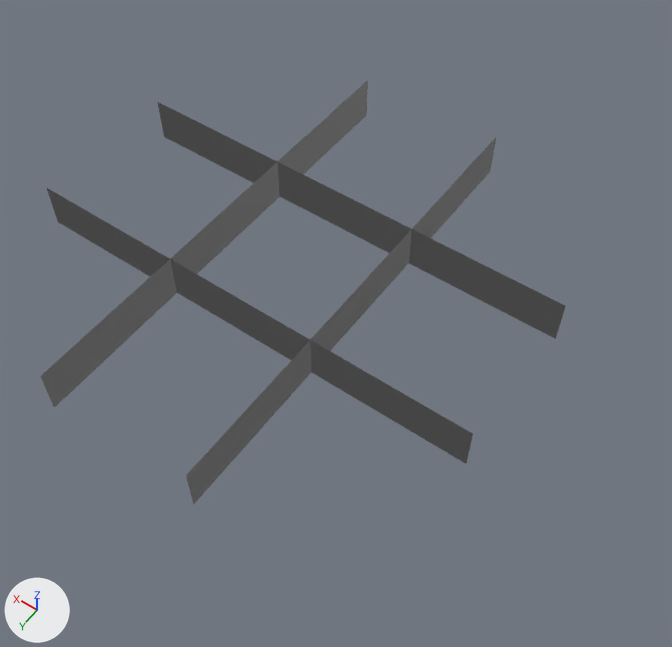
The Blender file Models/Layer.blend, before and after one commit.
Rendered twice from a camera (50 mm lens) standing at (-1.57, 1.9, 2.74) and looking at (-0.25, 0.06, -0.15). The axes (+X, +Y, +Z) are drawn at lower left. The lights are the same throughout.

Before the edit, the objects in view are built like this:
```python
me_cube = bpy.data.meshes.new('Cube')
me_cube.from_pydata(...)  # 60 vertices, 24 faces, 14 loose edges; spans x -1.0..1.0, y -1.0..1.0, z -0.1..0.1
me_cube.materials.append(mat_material)  # white #e7e7e7
ob_cube = bpy.data.objects.new('Cube', me_cube)
ob_cube.location = (0.0, 0.0, 0.0)
```
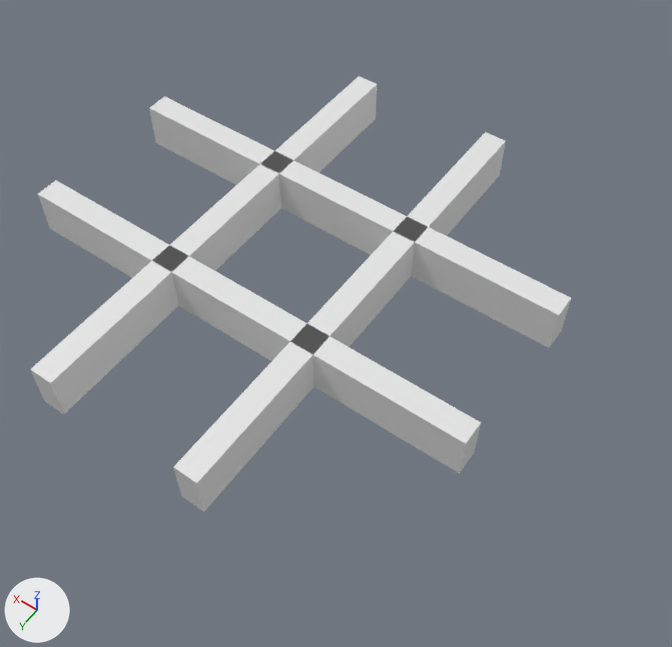
Where the change shows, as pixel boxes [x1, y1, x2, y2] in the pictures (672 x 647 px):
'Cube', reshaped: before [40, 80, 566, 505]; after [30, 76, 571, 512]
part 1 of me_cube, added: after [149, 96, 571, 348]
part 2 of me_cube, added: after [173, 132, 506, 512]
part 3 of me_cube, added: after [38, 180, 481, 474]
part 4 of me_cube, added: after [30, 76, 377, 414]
part 5 of me_cube, deleted: before [47, 188, 473, 464]
part 6 of me_cube, deleted: before [40, 80, 368, 408]
part 7 of me_cube, deleted: before [186, 138, 496, 505]
part 8 of me_cube, deleted: before [158, 102, 566, 339]

What changed in the scene script:
```text
Change me_cube:
    where me_cube.from_pydata(...)  # 60 vertices, 24 faces, 14 loose edges; spans x -1.0..1.0, y -1.0..1.0, z -0.1..0.1
    used by ob_cube; location = (0.0, 0.0, 0.0)
    me_cube part 1: a new loose piece, a box spanning x -1.0..1.0, y -0.38..-0.28, z -0.1..0.1, in mat_material (white #e7e7e7)
    me_cube part 2: a new loose piece, a box spanning x -0.38..-0.28, y -1.0..1.0, z -0.1..0.1, in mat_material (white #e7e7e7)
    me_cube part 3: a new loose piece, a box spanning x -1.0..1.0, y 0.28..0.38, z -0.1..0.1, in mat_material (white #e7e7e7)
    me_cube part 4: a new loose piece, a box spanning x 0.28..0.38, y -1.0..1.0, z -0.1..0.1, in mat_material (white #e7e7e7)
    me_cube part 5: the loose piece of 12 vertices spanning x -1.0..1.0, y 0.33, z -0.1..0.1 is deleted
    me_cube part 6: the loose piece of 8 vertices spanning x 0.33, y -1.0..1.0, z -0.1..0.1 is deleted
    me_cube part 7: the loose piece of 8 vertices spanning x -0.33, y -1.0..1.0, z -0.1..0.1 is deleted
    me_cube part 8: the loose piece of 8 vertices spanning x -1.0..1.0, y -0.33, z -0.1..0.1 is deleted
```
